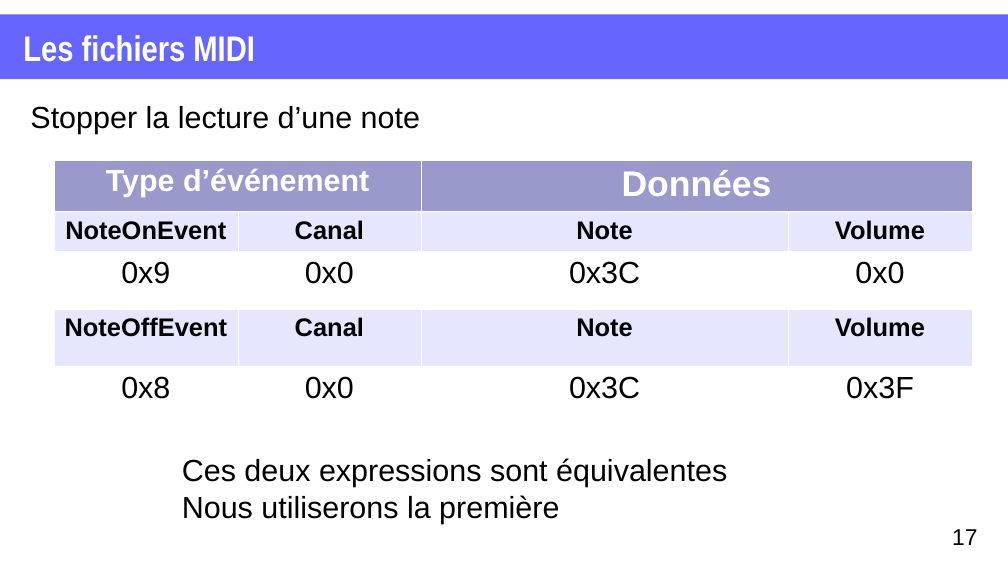
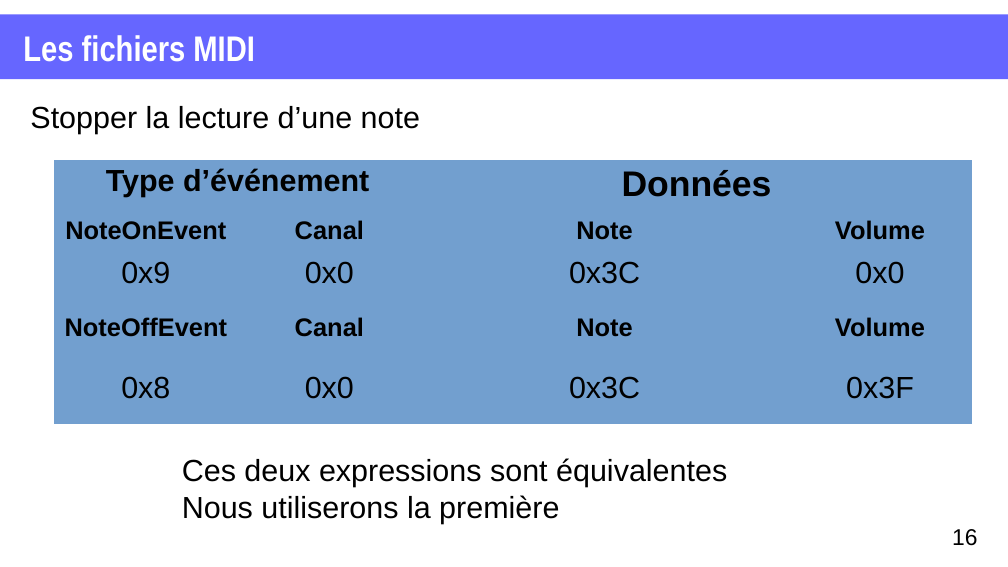
Before and after one commit to XgLsuLzRMy/Composition-Musicale-par-Reseau-de-Neurones, a slide deck: slide 16 of projet.odp (slide 17 before the commit). Drawn at 1008x567 pixels with LibreOffice and Linux fonts; fonts in the diff are those of the drawing. Boxes give left, top, right and bottom in pixels: in the first picture for what was removed or moved away, otherwise in the second. Text is boxed around its words. In the diff, an @@ line names an element or a change of style, - is before the commit and + after.

```diff
--- a/projet.odp
+++ b/projet.odp
@@ table at <box>54,160,972,422</box> @@
@@ fill #9999CC to #729FCF in 2 cells @@
@@ fill #E6E6FF to #729FCF in 8 cells @@
@@ fill #FFFFFF to #729FCF in 8 cells @@
@@ text colour #FFFFFF to #000000 in "Type d’événement", "Données" @@
@@ borders changed @@
@@ page number at <box>952,529,977,546</box>: text changed @@
-17
+16
```
Also in this commit, not shown: 8 other slides changed, 1 slide added, 2 slides removed.
